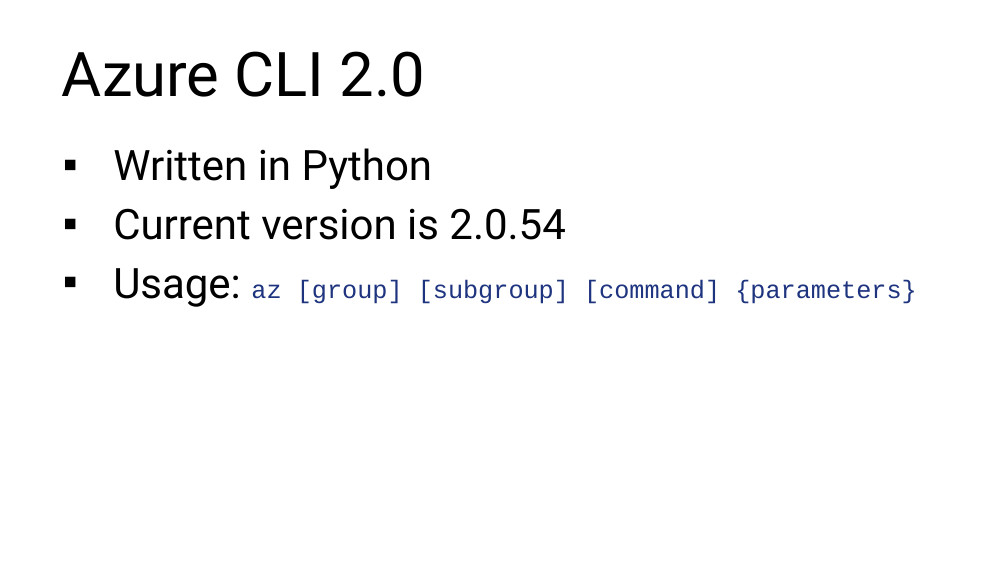
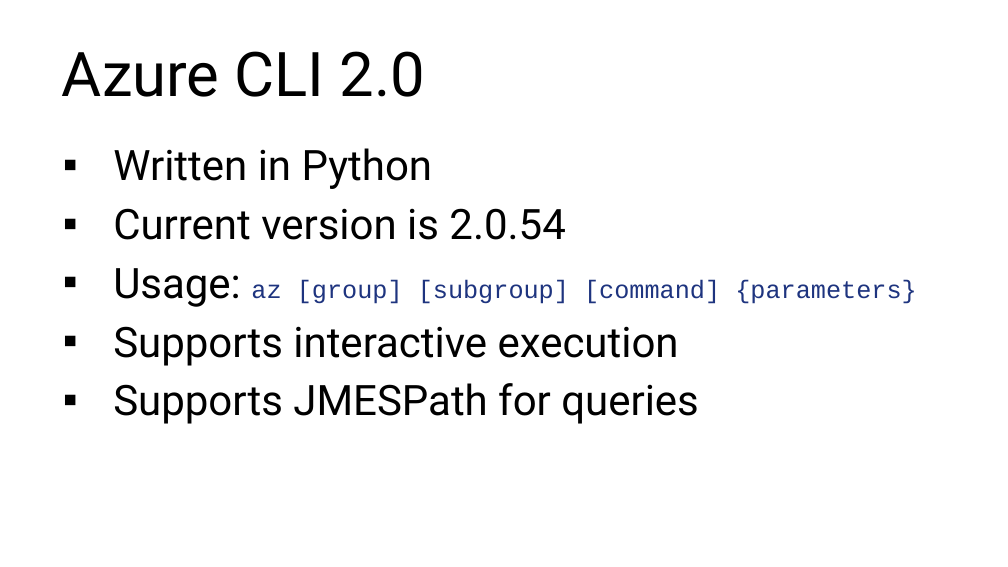
Before and after one commit to rchaganti/Presentations, a slide deck: slide 6 of ExpertsLiveIN2019/AzureAtTheCommandLine-Ravikanth.pptx. Drawn at 1008x567 pixels with LibreOffice and Linux fonts; fonts in the diff are those of the drawing; background and template pictures are left out. Boxes give left, top, right and bottom in pixels: in the first picture for what was removed or moved away, otherwise in the second. Text is boxed around its words. In the diff, an @@ line names an element or a change of style, - is before the commit and + after.

```diff
--- a/ExpertsLiveIN2019/AzureAtTheCommandLine-Ravikanth.pptx
+++ b/ExpertsLiveIN2019/AzureAtTheCommandLine-Ravikanth.pptx
@@ text at (113,326,699,424): paragraphs added @@
+▪ Supports interactive execution
+▪ Supports JMESPath for queries
```
Also in this commit, not shown: 1 other slide changed, 2 other files.
